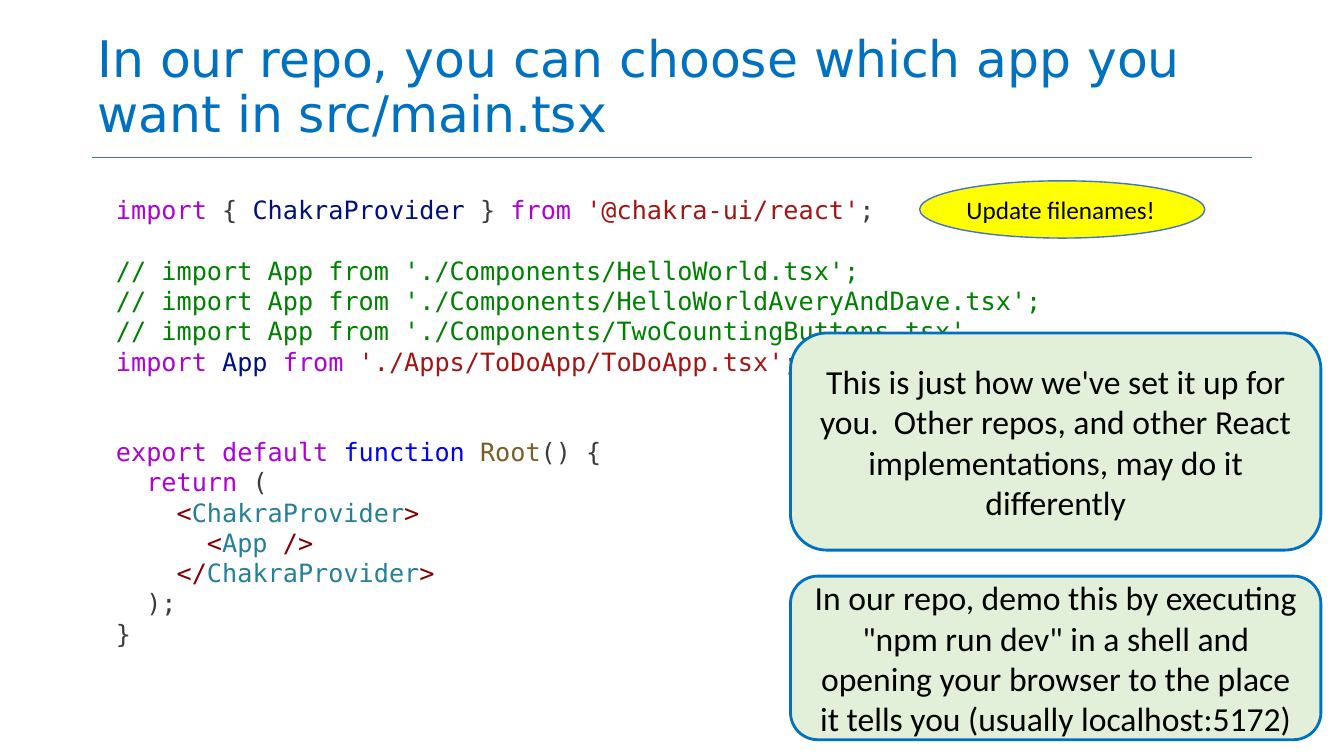
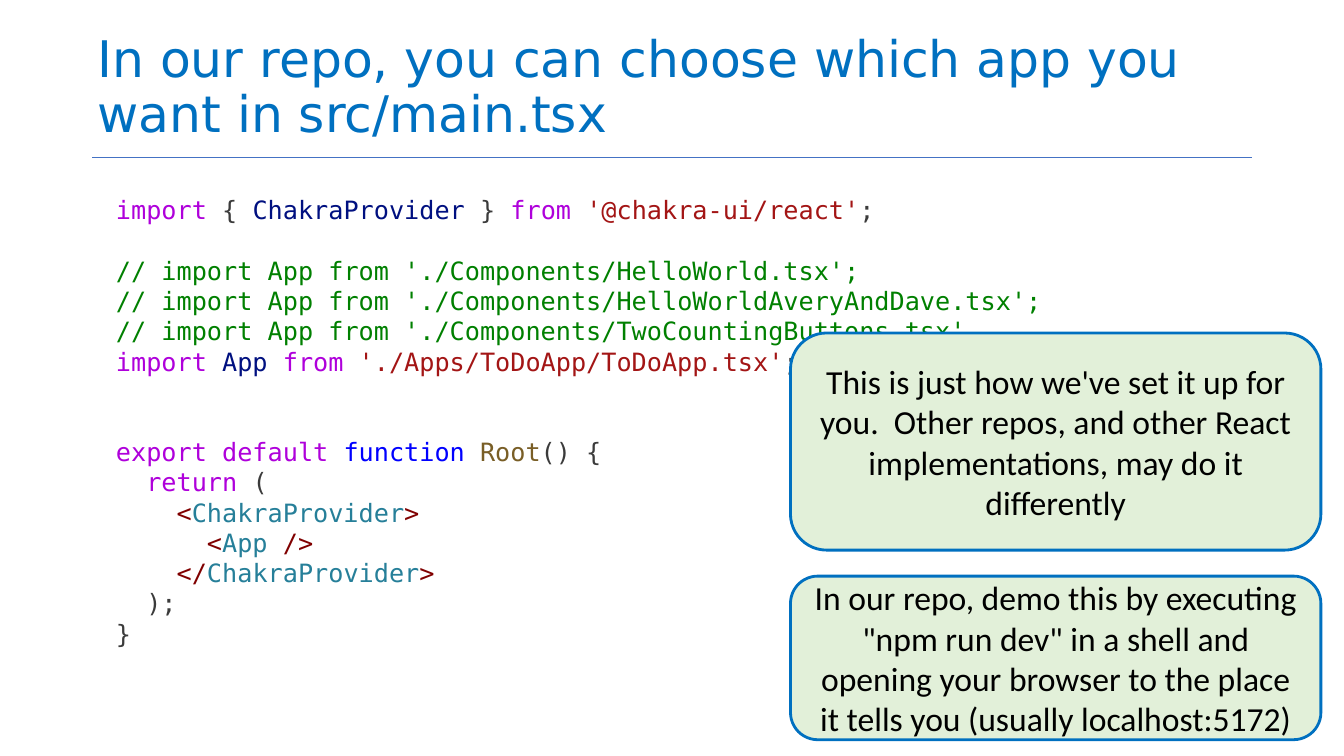
Before and after one commit to neu-se/CS4530-Fall-2026, a slide deck: slide 14 of Slides/Module 05 React Basics.pptx. Drawn at 1344x756 pixels with LibreOffice and Linux fonts; fonts in the diff are those of the drawing. Boxes give left, top, right and bottom in pixels: in the first picture for what was removed or moved away, otherwise in the second. Text is boxed around its words. In the diff, an @@ line names an element or a change of style, - is before the commit and + after.

```diff
--- a/Slides/Module 05 React Basics.pptx
+++ b/Slides/Module 05 React Basics.pptx
@@ ellipse removed at (920,180,1205,238) @@
-Update filenames!
```
Also in this commit, not shown: 1 other slide changed, 1 other file.
